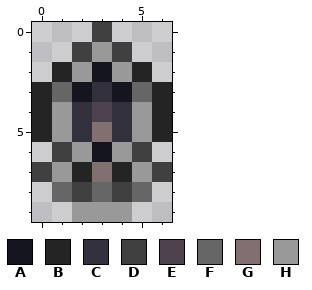
Two versions of one pixel-art sprite, Bosses/Zero/Protocol/GlitchBlast.png. Above, as it was before the edit.
The file is 14x20 pixels, drawn in blocks of 2x2; one block is one cell here.
Palette (. is transparent): A #15151f  B #242424  C #33303d  D #404040  E #4e414e  F #666666  G #826f6f  H #999999
Pixels before, first column x 0:
 0 ...D...
 1 ..DHD..
 2 .BHAHB.
 3 BFACAFB
 4 BHCECHB
 5 BHCGCHB
 6 .DHAHD.
 7 DHBGBHD
 8 .FDFDF.
 9 ..HHH..
Once edited:
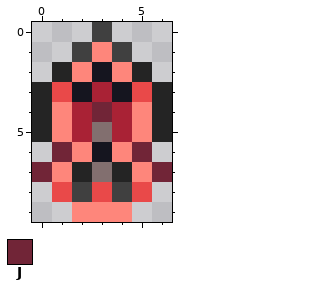
Colours new in this view: J #712537
Change:
colour C: #33303d -> #a92235
colour F: #666666 -> #e94949
colour H: #999999 -> #fe867b
Changed rows in their new state; - is a pixel that keeps its letter.
first column x 0:
 4 ---J---
 6 -J---J-
 7 J-----J
Where, in picture pixels (left, top, right, bottom), the same in both pictures:
changed: (32, 42, 172, 222)
